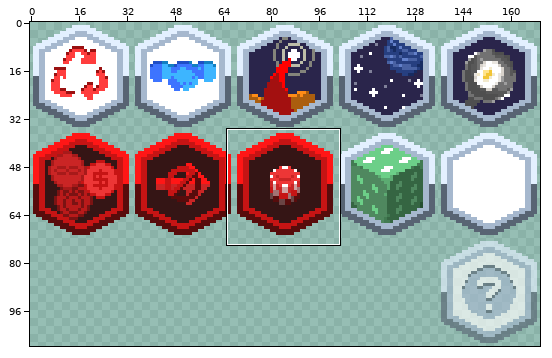
Sprite sheet -- assets/2x/modifiers.png. Above: a wide view before the commit, with the close-up outlined.
Close-up. Before the commit:
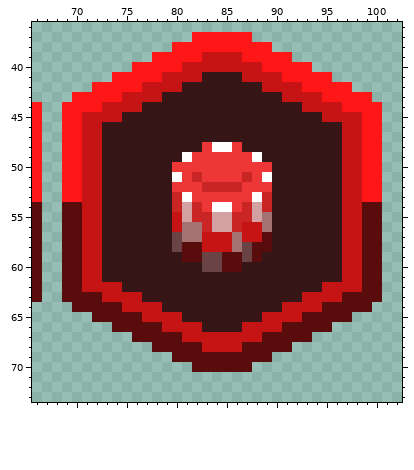
The file is 340x216 pixels, drawn in blocks of 2x2; one block is one cell here. Shown: x 66..102, y 36..73.
Now the later version:
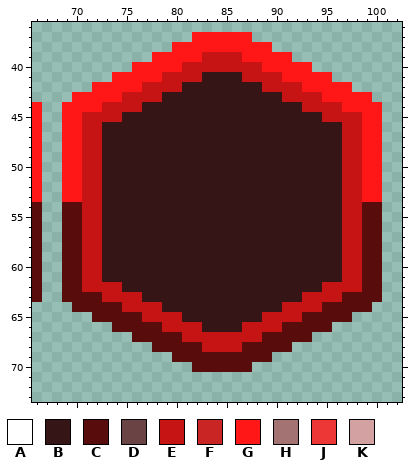
Palette (. is transparent): A #ffffff  B #351515  C #580c0c  D #6a4444  E #c61414  F #ca2525  G #ff1616  H #a37373  J #ed3636  K #d3a1a1
Change:
y 48: x 83..86 JAAJ -> BBBB
y 49: x 81..88 AJJJJJJA -> BBBBBBBB
y 50: x 80..89 JJJJJJJJJJ -> BBBBBBBBBB
y 51: x 80..89 AJFJJJJFJA -> BBBBBBBBBB
y 52: x 80..89 JJJFFFFJJJ -> BBBBBBBBBB
y 53: x 80..89 FAJJJJJJAF -> BBBBBBBBBB
y 54: x 80..89 FKFJAAJFKF -> BBBBBBBBBB
y 55: x 80..89 EKFFKKFFKH -> BBBBBBBBBB
y 56: x 80..89 EHHFKKFEEH -> BBBBBBBBBB
y 57: x 80..89 DHHEEEHEEC -> BBBBBBBBBB
y 58: x 80..89 DCCEEEHDCC -> BBBBBBBBBB
y 59: x 81..88 CCDDCCDC -> BBBBBBBB
y 60: x 83..86 DDCC -> BBBB
